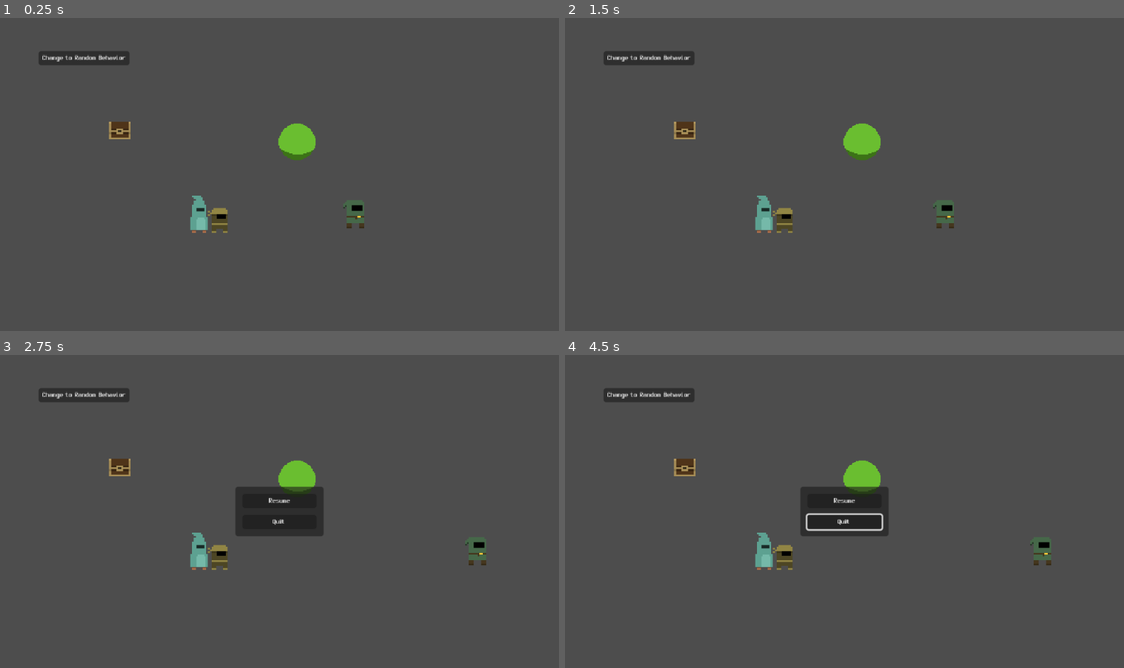
Above: before the commit, frames 1-4 (two rows, left to right).
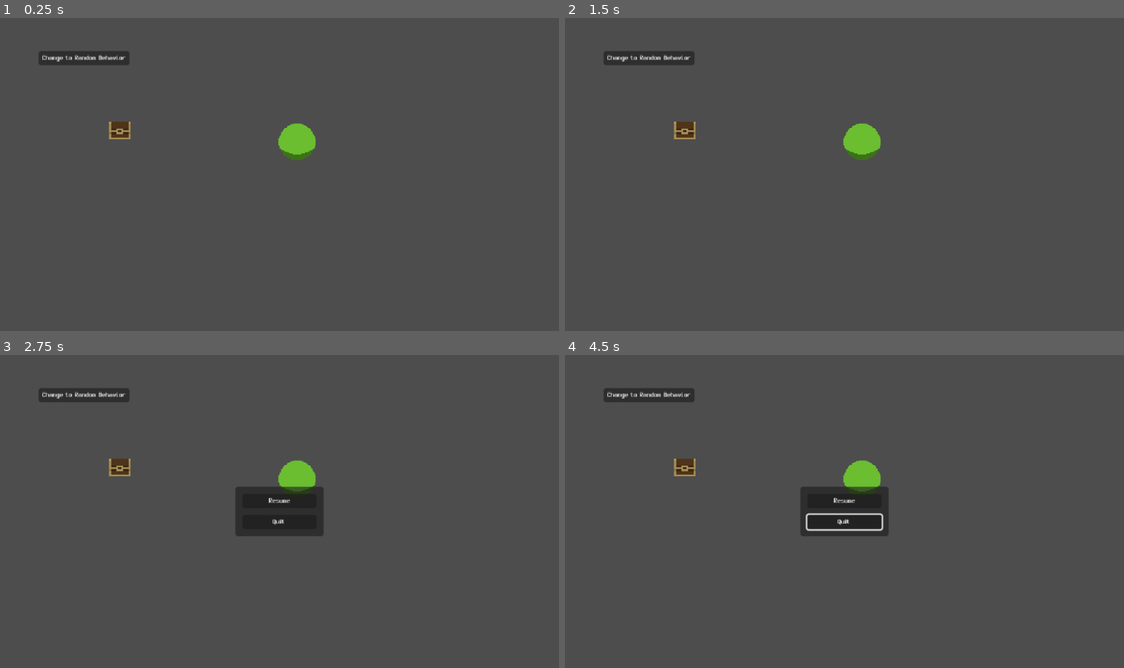
Above: after the commit, the same moments.

Repository: refrka/123Rpg
Game: Godot game, scene res://game_root.tscn
Two runs of this game, one before a commit and one after it. Both use one fixed random seed, a clock stepped at 60 frames per second and the inputs below.
Inputs (mouse positions are in pixels of both pictures, inside the frame that each line leads up to):
- Up to frame 1 (0.25 s): no input
- Up to frame 2 (1.5 s): click "Change to Random Behavior" at 0.5 s; tap Enter at 1.25 s; move the mouse to (967, 158) at 1.27 s; press the mouse at (967, 158) at 1.28 s; hold D (move_right) from 1.28 s (still down)
- Up to frame 3 (2.75 s): move the mouse to (167, 527) at 2.02 s; release D (move_right) at 2.03 s; release the mouse at (167, 527) at 2.03 s; hold Escape (back) from 2.03 s (still down); click (167, 527) at 2.1 s
- Up to frame 4 (4.5 s): release Escape (back) at 2.75 s; click "Resume" at 2.75 s; tap Space at 3.5 s; move the mouse to (900, 442) at 3.52 s; hold D (move_right) 3.53-4.28 s; hold E (interact) 3.53-4.28 s; click (900, 442) at 3.8 s; tap Enter at 4.25 s; move the mouse to (816, 574) at 4.27 s; hold W (move_up) from 4.28 s (still down); tap Tab (profile) at 4.35 s

The runs differ from the first frame. In frame 1, 0.8% of the frame differs, in the area x 33-66%, y 41-69%; in frame 2, 0.8%, in the area x 33-70%, y 41-69%; in frame 3, 0.8%; in frame 4, 0.8%.
Error after the commit: Attempt to call function 'get_component' in base 'null instance' on a null instance. (res://area_trigger_2.gd:43)

Commit message:
sfdasdfsdf

Diff:
--- a/entity/character_node.tscn
+++ b/entity/character_node.tscn
@@ -4,6 +4,7 @@
 [ext_resource type="PackedScene" uid="uid://nwjblhn74vti" path="res://system/sensor/hitbox.tscn" id="2_0rdkl"]
 [ext_resource type="Script" uid="uid://dlwkufpih1aj5" path="res://system/sensor/sensor.gd" id="2_mbyps"]
 [ext_resource type="PackedScene" uid="uid://bffwx4v3ji1jf" path="res://system/sensor/hurtbox.tscn" id="3_cxnu7"]
+[ext_resource type="Texture2D" uid="uid://jsfe1eygarmw" path="res://item/equipment/weapons/short_sword/short_sword_attack_0.png" id="3_dgn7c"]
 [ext_resource type="Script" uid="uid://cof878q5h4vvk" path="res://system/sensor/interaction_sensor.gd" id="5_cku0k"]
 [ext_resource type="Script" uid="uid://bwq7g52j8dk61" path="res://system/state/state_machine.gd" id="5_jg2qq"]
 [ext_resource type="Script" uid="uid://l42xar04t01" path="res://system/component/movement_component.gd" id="5_pgotb"]
@@ -19,8 +20,8 @@
 [ext_resource type="Script" uid="uid://diqawhqdf7cvv" path="res://system/state/body_interacting_state.gd" id="17_dsukw"]
 [ext_resource type="Script" uid="uid://dh3eu5bypxxop" path="res://system/state/combat_attacking_state.gd" id="17_hv6ro"]
 
-[sub_resource type="Animation" id="Animation_hv6ro"]
-resource_name = "attack_0"
+[sub_resource type="Animation" id="Animation_dgn7c"]
+length = 0.001
 tracks/0/type = "value"
 tracks/0/imported = false
 tracks/0/enabled = true
@@ -28,10 +29,10 @@
 tracks/0/interp = 1
 tracks/0/loop_wrap = true
 tracks/0/keys = {
-"times": PackedFloat32Array(),
-"transitions": PackedFloat32Array(),
-"update": 1,
-"values": []
+"times": PackedFloat32Array(0),
+"transitions": PackedFloat32Array(1),
+"update": 1,
+"values": [false]
 }
 tracks/1/type = "value"
 tracks/1/imported = false
@@ -40,10 +41,10 @@
 tracks/1/interp = 1
 tracks/1/loop_wrap = true
 tracks/1/keys = {
-"times": PackedFloat32Array(),
-"transitions": PackedFloat32Array(),
-"update": 1,
-"values": []
+"times": PackedFloat32Array(0),
+"transitions": PackedFloat32Array(1),
+"update": 1,
+"values": [null]
 }
 tracks/2/type = "value"
 tracks/2/imported = false
@@ -52,10 +53,10 @@
 tracks/2/interp = 1
 tracks/2/loop_wrap = true
 tracks/2/keys = {
-"times": PackedFloat32Array(),
-"transitions": PackedFloat32Array(),
-"update": 1,
-"values": []
+"times": PackedFloat32Array(0),
+"transitions": PackedFloat32Array(1),
+"update": 1,
+"values": [1]
 }
 tracks/3/type = "value"
 tracks/3/imported = false
@@ -64,10 +65,10 @@
 tracks/3/interp = 1
 tracks/3/loop_wrap = true
 tracks/3/keys = {
-"times": PackedFloat32Array(),
-"transitions": PackedFloat32Array(),
-"update": 1,
-"values": []
+"times": PackedFloat32Array(0),
+"transitions": PackedFloat32Array(1),
+"update": 1,
+"values": [0]
 }
 tracks/4/type = "value"
 tracks/4/imported = false
@@ -76,10 +77,10 @@
 tracks/4/interp = 1
 tracks/4/loop_wrap = true
 tracks/4/keys = {
-"times": PackedFloat32Array(),
-"transitions": PackedFloat32Array(),
-"update": 1,
-"values": []
+"times": PackedFloat32Array(0),
+"transitions": PackedFloat32Array(1),
+"update": 1,
+"values": [null]
 }
 tracks/5/type = "value"
 tracks/5/imported = false
@@ -88,6 +89,102 @@
 tracks/5/interp = 1
 tracks/5/loop_wrap = true
 tracks/5/keys = {
+"times": PackedFloat32Array(0),
+"transitions": PackedFloat32Array(1),
+"update": 0,
+"values": [Vector2(0, 0)]
+}
+
+[sub_resource type="AnimationLibrary" id="AnimationLibrary_dsukw"]
+_data = {
+&"RESET": SubResource("Animation_dgn7c")
+}
+
+[sub_resource type="RectangleShape2D" id="RectangleShape2D_dgn7c"]
+size = Vector2(16, 5)
+
+[sub_resource type="Animation" id="Animation_hv6ro"]
+resource_name = "attack_0"
+length = 0.1
+tracks/0/type = "value"
+tracks/0/imported = false
+tracks/0/enabled = true
+tracks/0/path = NodePath(".:visible")
+tracks/0/interp = 1
+tracks/0/loop_wrap = true
+tracks/0/keys = {
+"times": PackedFloat32Array(0, 0.083868265),
+"transitions": PackedFloat32Array(1, 1),
+"update": 1,
+"values": [true, false]
+}
+tracks/1/type = "value"
+tracks/1/imported = false
+tracks/1/enabled = true
+tracks/1/path = NodePath(".:texture")
+tracks/1/interp = 1
+tracks/1/loop_wrap = true
+tracks/1/keys = {
+"times": PackedFloat32Array(0),
+"transitions": PackedFloat32Array(1),
+"update": 1,
+"values": [ExtResource("3_dgn7c")]
+}
+tracks/2/type = "value"
+tracks/2/imported = false
+tracks/2/enabled = true
+tracks/2/path = NodePath(".:hframes")
+tracks/2/interp = 1
+tracks/2/loop_wrap = true
+tracks/2/keys = {
+"times": PackedFloat32Array(0),
+"transitions": PackedFloat32Array(1),
+"update": 1,
+"values": [3]
+}
+tracks/3/type = "value"
+tracks/3/imported = false
+tracks/3/enabled = true
+tracks/3/path = NodePath(".:frame")
+tracks/3/interp = 1
+tracks/3/loop_wrap = true
+tracks/3/keys = {
+"times": PackedFloat32Array(0, 0.019781262, 0.05595576),
+"transitions": PackedFloat32Array(1, 1, 1),
+"update": 1,
+"values": [0, 1, 2]
+}
+tracks/4/type = "value"
+tracks/4/imported = false
+tracks/4/enabled = true
+tracks/4/path = NodePath("CombatHitbox/CollisionShape2D:shape")
+tracks/4/interp = 1
+tracks/4/loop_wrap = true
+tracks/4/keys = {
+"times": PackedFloat32Array(0, 0.086733274),
+"transitions": PackedFloat32Array(1, 1),
+"update": 1,
+"values": [SubResource("RectangleShape2D_dgn7c"), null]
+}
+tracks/5/type = "value"
+tracks/5/imported = false
+tracks/5/enabled = true
+tracks/5/path = NodePath("../../../CenterMarker/CombatOrigin/CombatSpriteRemote:position")
+tracks/5/interp = 1
+tracks/5/loop_wrap = true
+tracks/5/keys = {
+"times": PackedFloat32Array(0),
+"transitions": PackedFloat32Array(1),
+"update": 0,
+"values": [Vector2(12, 0)]
+}
+tracks/6/type = "value"
+tracks/6/imported = false
+tracks/6/enabled = true
+tracks/6/path = NodePath("CombatHitbox/CollisionShape2D:position")
+tracks/6/interp = 1
+tracks/6/loop_wrap = true
+tracks/6/keys = {
 "times": PackedFloat32Array(),
 "transitions": PackedFloat32Array(),
 "update": 0,
@@ -104,6 +201,7 @@
 }
 
 [node name="CharacterNode" type="CharacterBody2D" unique_id=1179065956 node_paths=PackedStringArray("component_root", "state_machine", "vision_sensor", "interaction_sensor", "body_hurtbox", "combat_hitbox", "body_sprite")]
+y_sort_enabled = true
 collision_mask = 0
 motion_mode = 1
 script = ExtResource("1_ufg3e")
@@ -116,6 +214,7 @@
 body_sprite = NodePath("VisualRoot/BodyVisualRoot/BodySprite")
 
 [node name="VisualRoot" type="Node2D" parent="." unique_id=1995510688]
+y_sort_enabled = true
 
 [node name="BodyVisualRoot" type="Node2D" parent="VisualRoot" unique_id=312874977]
 
@@ -126,14 +225,18 @@
 [node name="CombatVisualRoot" type="Node2D" parent="VisualRoot" unique_id=1666789074]
 
 [node name="CombatSprite" type="Sprite2D" parent="VisualRoot/CombatVisualRoot" unique_id=1245738592]
+visible = false
+position = Vector2(12, 0)
 
 [node name="CombatHitbox" parent="VisualRoot/CombatVisualRoot/CombatSprite" unique_id=1741834420 instance=ExtResource("2_0rdkl")]
 
 [node name="CollisionShape2D" parent="VisualRoot/CombatVisualRoot/CombatSprite/CombatHitbox" index="0" unique_id=237750791]
+position = Vector2(1, -0.5)
 debug_color = Color(1, 0, 0.1833334, 0.03137255)
 
 [node name="CombatAnimationPlayer" type="AnimationPlayer" parent="VisualRoot/CombatVisualRoot" unique_id=23580488]
 root_node = NodePath("../CombatSprite")
+libraries/ = SubResource("AnimationLibrary_dsukw")
 libraries/short_sword = SubResource("AnimationLibrary_hv6ro")
 
 [node name="BodyCollision" type="CollisionShape2D" parent="." unique_id=1637569305]
--- a/location/location.tscn
+++ b/location/location.tscn
@@ -2,9 +2,7 @@
 
 [ext_resource type="Script" uid="uid://i7oifgyecu33" path="res://location/location.gd" id="1_b5lvo"]
 [ext_resource type="PackedScene" uid="uid://d3v01cnw30pli" path="res://player/player.tscn" id="2_tm4m8"]
-[ext_resource type="PackedScene" uid="uid://cl0n4dxbs3gfe" path="res://entity/characters/enemies/thief.tscn" id="3_3qwiq"]
 [ext_resource type="PackedScene" uid="uid://oqlfj2v8q7sm" path="res://entity/objects/resources/resource_bush.tscn" id="5_jbmeb"]
-[ext_resource type="PackedScene" uid="uid://ct6b4i5lfxh4m" path="res://entity/characters/enemies/apprentice.tscn" id="6_0na8r"]
 [ext_resource type="PackedScene" uid="uid://t81hf3p6dau5" path="res://entity/objects/containers/small_chest.tscn" id="6_jbmeb"]
 
 [sub_resource type="NavigationPolygon" id="NavigationPolygon_me77t"]
@@ -27,13 +25,6 @@
 position = Vector2(139, 140)
 
 [node name="Player" parent="YSortRoot" unique_id=1179065956 instance=ExtResource("2_tm4m8")]
-position = Vector2(406, 241)
-
-[node name="Thief" parent="YSortRoot" unique_id=1386622407 instance=ExtResource("3_3qwiq")]
-position = Vector2(252, 246)
-
-[node name="Apprentice" parent="YSortRoot" unique_id=1183379793 instance=ExtResource("6_0na8r")]
-position = Vector2(229, 246)
 
 [node name="TileMapLayer" type="TileMapLayer" parent="." unique_id=1121169985]
 
--- a/player/player.tscn
+++ b/player/player.tscn
@@ -70,10 +70,14 @@
 [node name="BodySprite" parent="VisualRoot/BodyVisualRoot" parent_id_path=PackedInt32Array(312874977) index="1" unique_id=302384902]
 position = Vector2(0, -18)
 
-[node name="CombatSprite" parent="VisualRoot/CombatVisualRoot" parent_id_path=PackedInt32Array(1666789074) index="0" unique_id=1245738592]
+[node name="CombatVisualRoot" parent="VisualRoot" parent_id_path=PackedInt32Array(1995510688) index="1" unique_id=1666789074]
 position = Vector2(0, -14)
 
-[node name="CombatAnimationPlayer" parent="VisualRoot/CombatVisualRoot" parent_id_path=PackedInt32Array(1666789074) index="1" unique_id=23580488]
+[node name="CombatSprite" parent="VisualRoot/CombatVisualRoot" index="0" unique_id=1245738592]
+position = Vector2(0, 0)
+rotation = 0.143117
+
+[node name="CombatAnimationPlayer" parent="VisualRoot/CombatVisualRoot" index="1" unique_id=23580488]
 libraries/player = SubResource("AnimationLibrary_ebec5")
 
 [node name="BodyCollision" parent="." index="1" unique_id=1637569305]
@@ -97,6 +101,9 @@
 [node name="CenterMarker" parent="." index="5" unique_id=1102797740]
 position = Vector2(0, -14)
 
+[node name="CombatOrigin" parent="CenterMarker" index="0" unique_id=469163336]
+rotation = 0.143117
+
 [node name="InputComponent" type="Node" parent="ComponentRoot" parent_id_path=PackedInt32Array(1298652872) index="6" unique_id=1505771537]
 script = ExtResource("2_rkbax")
 
--- a/system/component/combat_component.gd
+++ b/system/component/combat_component.gd
@@ -86,6 +86,8 @@
 
 	current_animation_name = _get_current_attack_animation_name()
 
+	_set_attack_dir()
+
 	entity.state_machine.request_state(CombatAttackingState)
 
 
@@ -104,7 +106,9 @@
 
 
 
-func _set_attack_dir(dir: Vector2) -> void:
+func _set_attack_dir() -> void:
+
+	var dir = _get_current_attack_dir()
 
 	if dir != current_attack_dir:
 
@@ -126,7 +130,13 @@
 	return "%s/charge_%s" % [current_library_name, current_attack_index]
 
 
+func _get_current_attack_dir() -> Vector2:
 
+	if entity is Player:
+
+		return combat_origin.global_position.direction_to(entity.get_global_mouse_position())
+
+	return Vector2.RIGHT
 
 
 
--- a/system/state/combat_attacking_state.gd
+++ b/system/state/combat_attacking_state.gd
@@ -12,13 +12,19 @@
 
 func _enter() -> void:
 
-	animation_component.combat_anim_player.animation_finished.connect(_on_combat_animation_finished)
+	animation_component.combat_anim_player.animation_finished.connect(_on_combat_animation_finished, CONNECT_ONE_SHOT)
 
 	animation_component.combat_anim_player.play(combat_component.current_animation_name)
 
 
 
 
+
+func _exit() -> void:
+
+	if animation_component.combat_anim_player.animation_finished.is_connected(_on_combat_animation_finished):
+
+		animation_component.combat_anim_player.animation_finished.disconnect(_on_combat_animation_finished)
 
 
 
Binary file changed: entity/objects/resources/resource_bush.png
